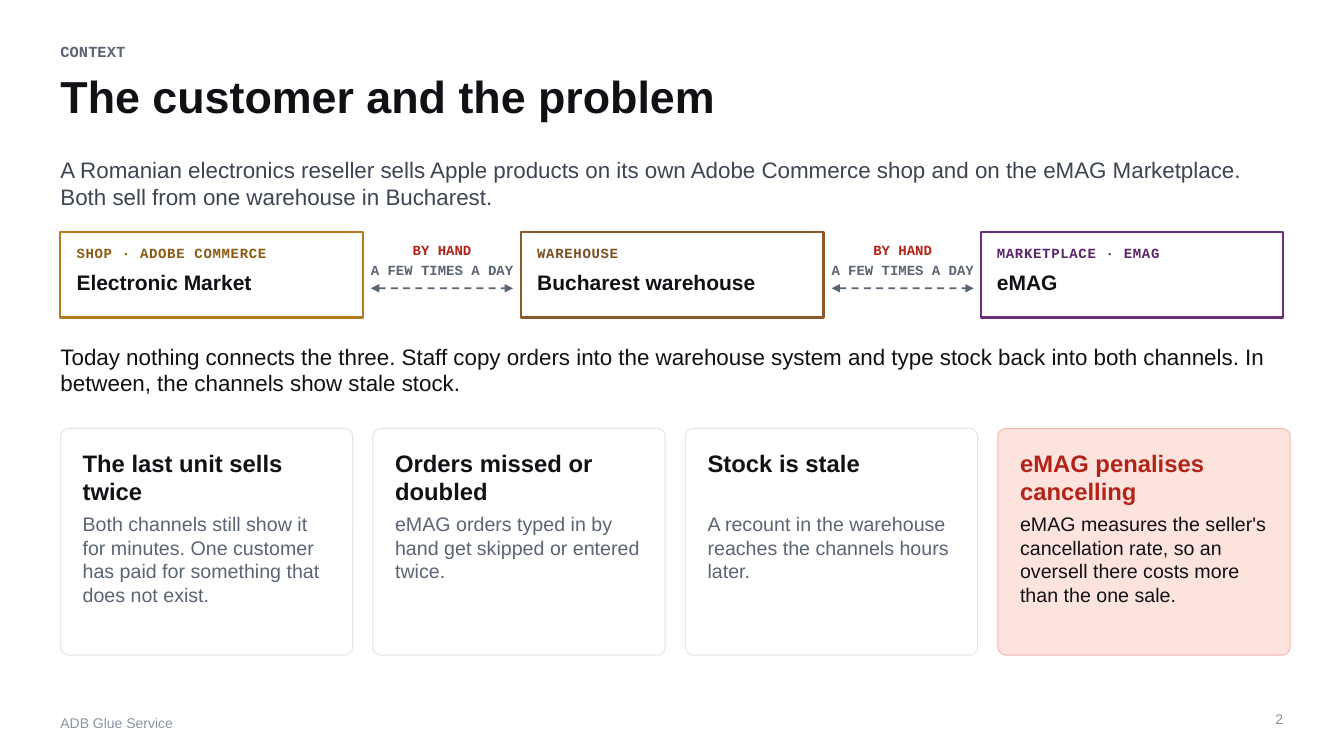
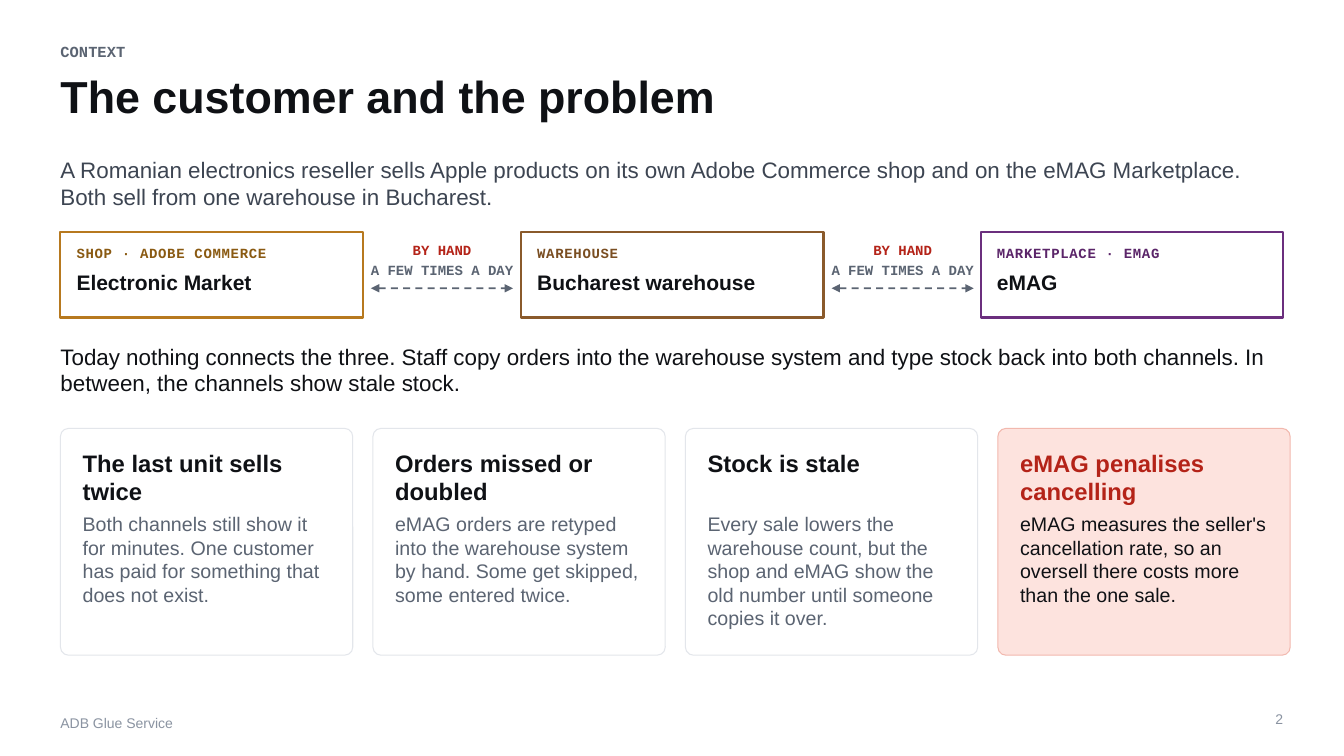
Before and after one commit to PantelimonGulie/adb-glue-service, a slide deck: slide 2 of docs/presentation/ADB-Glue-Service.pptx. Drawn at 1344x756 pixels with LibreOffice and Linux fonts; fonts in the diff are those of the drawing. Boxes give left, top, right and bottom in pixels: in the first picture for what was removed or moved away, otherwise in the second. Text is boxed around its words. In the diff, an @@ line names an element or a change of style, - is before the commit and + after.

```diff
--- a/docs/presentation/ADB-Glue-Service.pptx
+++ b/docs/presentation/ADB-Glue-Service.pptx
@@ text at bbox=[395, 517, 638, 602]: text changed @@
-eMAG orders typed in by hand get skipped or entered twice.
+eMAG orders are retyped into the warehouse system by hand. Some get skipped, some entered twice.
@@ text at bbox=[708, 517, 934, 629]: text changed @@
-A recount in the warehouse reaches the channels hours later.
+Every sale lowers the warehouse count, but the shop and eMAG show the old number until someone copies it over.
```
Also in this commit, not shown: 8 other slides changed, 1 slide added, 1 slide removed, 29 other files.
